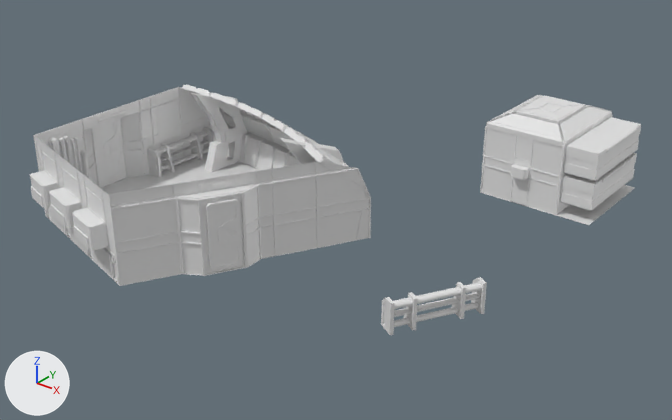
The Blender file BlenderSource/MonitorMessHall.blend, before and after one commit.
Before and after are seen from a 50 mm lens placed at (87.6, -67.8, 49.4), pointed at (25.1, 10.3, 0.9). The lights are fixed; the arrows at lower left show +X, +Y and +Z.
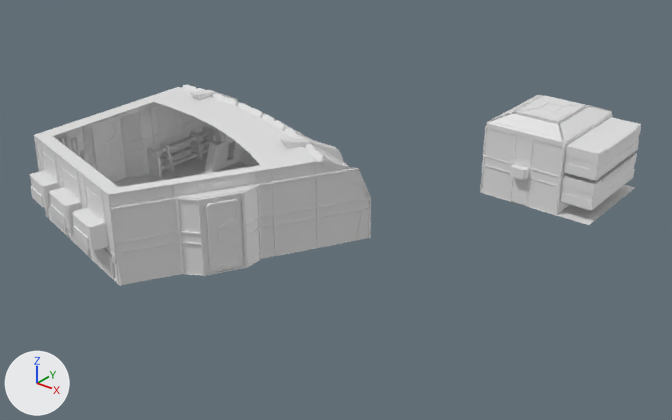
Changed parts and their boxes (x1, y1, x2, y2) in the pictures (672 x 420 px; the box of a moved part takes in the faces that stretch with it):
'Cube', reshaped (19% shorter): before (30, 84, 641, 335); after (30, 84, 641, 286)
part 1 of me_cube, moved or reshaped (not visible afterwards): before (471, 277, 487, 314)
part 2 of me_cube, moved or reshaped (not visible afterwards): before (451, 282, 466, 319)
part 3 of me_cube, moved or reshaped (not visible afterwards): before (404, 292, 418, 330)
part 4 of me_cube, moved or reshaped (not visible afterwards): before (381, 297, 395, 335)
part 5 of me_cube, moved or reshaped (not visible afterwards): before (394, 292, 480, 317)
part 6 of me_cube, moved or reshaped (not visible afterwards): before (393, 282, 482, 309)
part 7 of me_cube, moved or reshaped (not visible afterwards): before (394, 302, 478, 327)
part 8 of me_cube, built on: before (33, 87, 351, 286); after (34, 87, 351, 286)

The change in detail:
me_cube is used by ob_cube; location (0.0, 0.0, 0.0).
me_cube had 7226 vertices, 5215 faces, 4 loose edges and spanned x -3.8..49.8, y -17.7..40.7, z -0.2..11.4.
me_cube now has 7282 vertices, 5261 faces, 4 loose edges and spans x -3.8..49.8, y -17.7..40.7, z 0.0..11.4.
me_cube part 1: the loose piece of 27 vertices spanning x 47.9..49.8, y 2.6..3.9, z -0.2..3.3 is moved by (-19.5, 3.6, 0.2).
me_cube part 2: the loose piece of 8 vertices spanning x 46.8..48.7, y 0.6..1.9, z -0.2..3.3 is moved by (-19.5, 3.6, 0.2).
me_cube part 3: the loose piece of 8 vertices spanning x 44.2..46.2, y -4.0..-2.7, z -0.2..3.3 is moved by (-19.5, 3.6, 0.2).
me_cube part 4: the loose piece of 27 vertices spanning x 43.1..45.0, y -6.1..-4.8, z -0.2..3.3 is moved by (-19.5, 3.6, 0.2).
me_cube part 5: the loose piece of 64 vertices spanning x 43.9..49.4, y -5.6..3.2, z 1.3..1.6 is moved by (-19.5, 3.6, 0.2).
me_cube part 6: the loose piece of 64 vertices spanning x 44.0..49.5, y -5.7..3.2, z 2.3..3.0 is moved by (-19.5, 3.6, 0.2).
me_cube part 7: the loose piece of 64 vertices spanning x 43.9..49.2, y -5.5..3.2, z 0.0..0.6 is moved by (-19.5, 3.6, 0.2).
Part 8, on me_cube:
5 vertices are removed from x -2.2..17.7, y -16.4..-11.2, z 3.1..10.4.
18 faces are deleted.
8 vertices move from x -2.2..25.2, y -16.4..13.2, z 0.0..9.9 to x -2.1..24.7, y -16.4..12.0, z 0.0..10.8.
61 vertices are added at x -2.1..27.5, y -16.4..9.4, z 1.4..10.4.
64 new faces join them.
